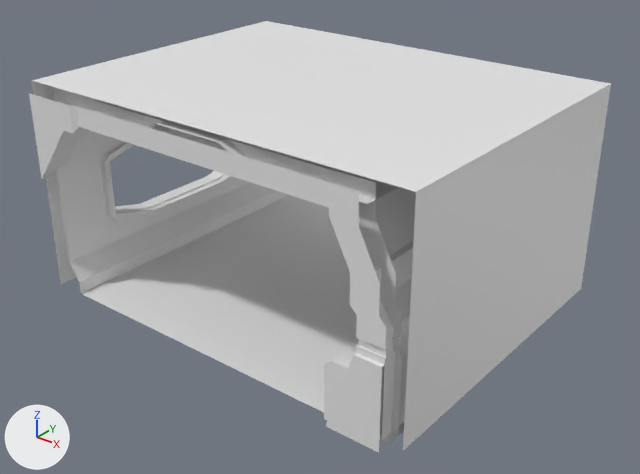
An edit to the Blender file Assets/Models/Environment/TexturedHallway/TexturedHallway.blend, drawn before and after from the same camera.
Camera for both pictures: a camera (50 mm lens) standing at (9.42, -7.08, 6.81) and looking at (1.99, 2.21, 1.04). Arrows for +X, +Y and +Z are at lower left; the lights stay in place.

In view in the first picture: 'BoulderR', 'Floor', 'Plane', 'ShadowPlane', 'Wall', 'Window'.
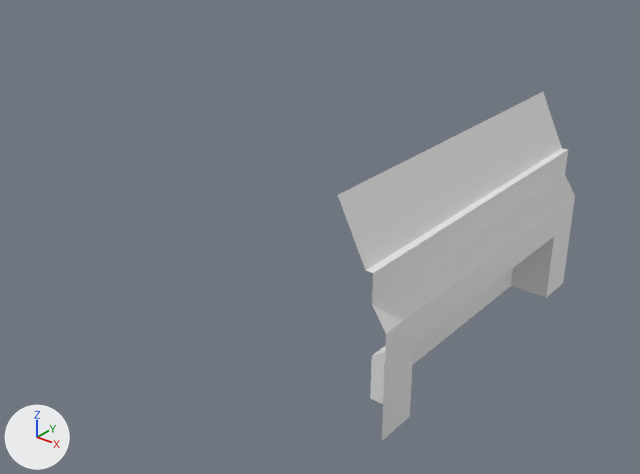
Pixel boxes (x1, y1, x2, y2) of what changed, in the pictures (640 x 474 px):
'ShadowPlane', hidden
    before: (32, 21, 611, 451)
'Floor', hidden
    before: (81, 195, 404, 444)
'BoulderR', hidden
    before: (29, 87, 402, 453)
'Window', hidden
    before: (56, 129, 288, 293)
'Plane', hidden
    before: (67, 98, 398, 204)
'Wall', unchanged, uncovered by the edit
    before: (360, 187, 416, 440)
    after: (338, 92, 575, 440)

The change, as a list of edits to the scene's bpy script:
```text
Change ob_plane:
    add ob_plane.hide_set(True)  # its collection is switched off
Change ob_floor:
    add ob_floor.hide_set(True)  # its collection is switched off
Change ob_boulderr:
    add ob_boulderr.hide_set(True)  # its collection is switched off
Change ob_window:
    add ob_window.hide_set(True)  # its collection is switched off
Change ob_shadowplane:
    add ob_shadowplane.hide_set(True)  # its collection is switched off
```
